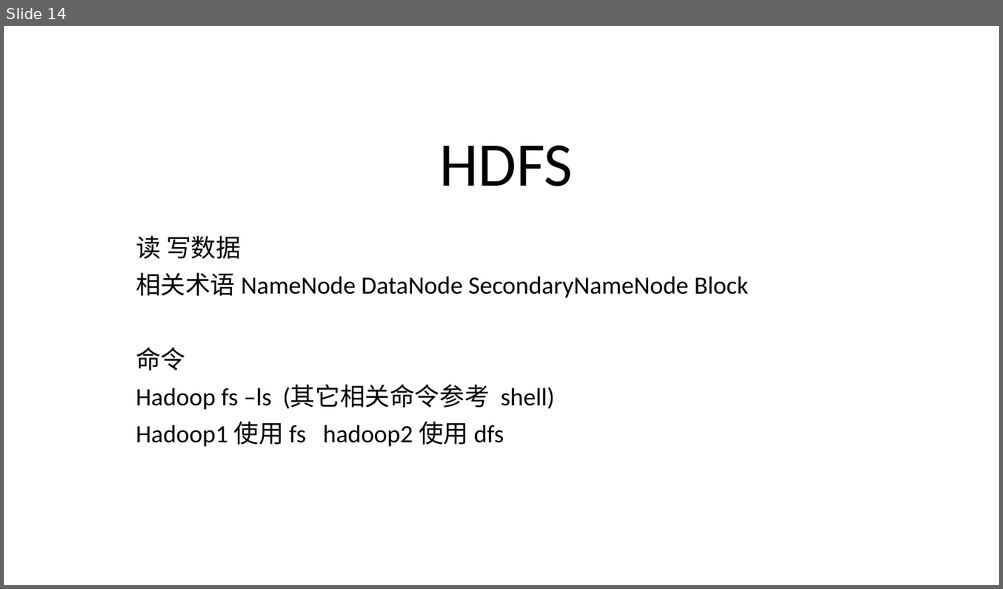
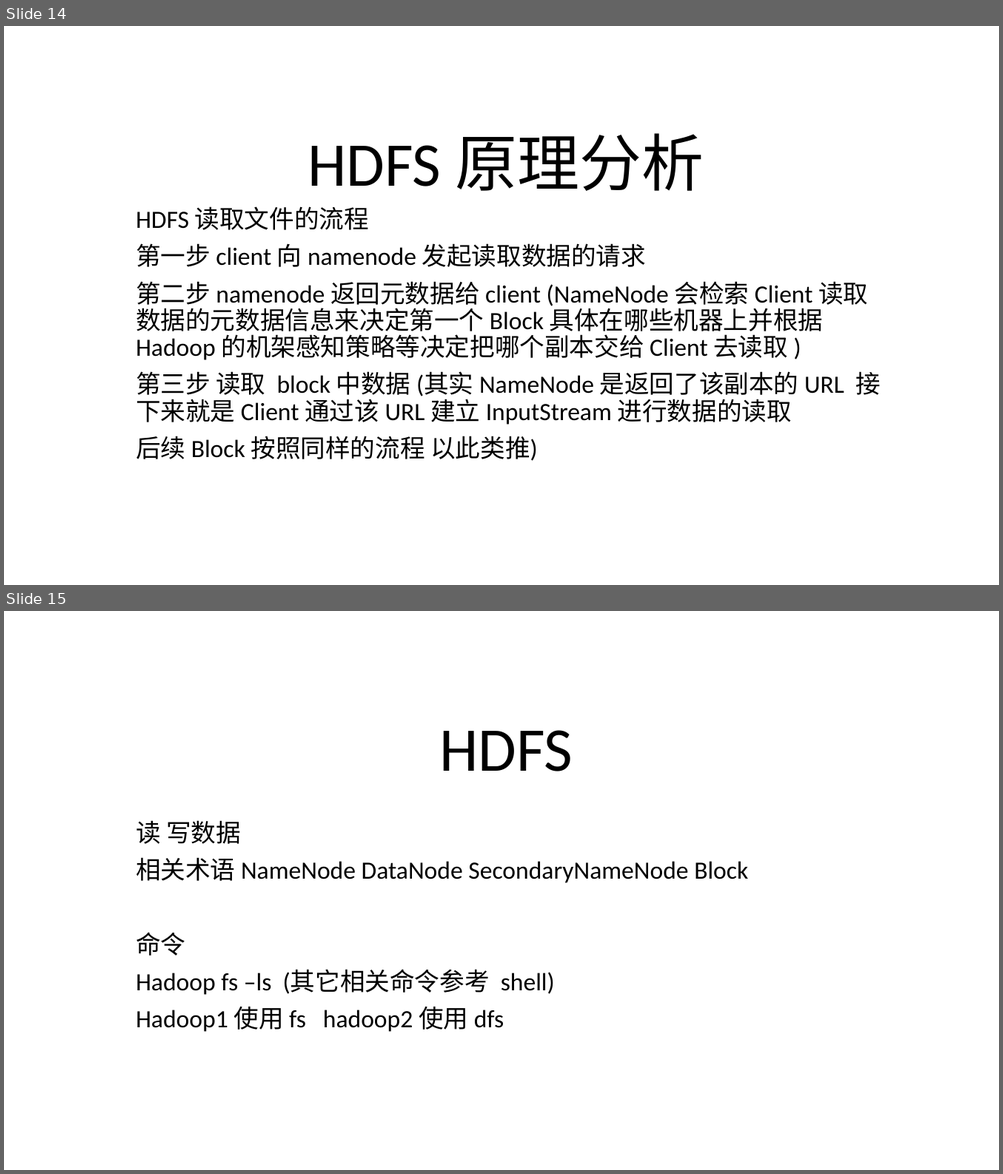
Before and after one commit to airdive/linux-1, a slide deck: data/hadoop2体系/大数据.pptx. Shown one above the other, each under a label of ours: slide 14 before the commit, slides 14 and 15 after it. The pictures are 1003x589 and 1003x1174 pixels, drawn with LibreOffice and Linux fonts; fonts in the diff are those of the drawing; background and template pictures are left out. Boxes give left, top, right and bottom in pixels: in the first picture for what was removed or moved away, otherwise in the second. Text is boxed around its words. In the diff, an @@ line names an element or a change of style, - is before the commit and + after.

```diff
--- a/data/hadoop2体系/大数据.pptx
+++ b/data/hadoop2体系/大数据.pptx
@@ slide 14 added at (4,26,999,585), background picture (left out) @@
@@ title added at (308,133,704,191), 60 pt, text #000000 @@
+HDFS 原理分析
@@ subtitle added at (136,207,880,461), 24 pt, text #000000 @@
+HDFS 读取文件的流程
+第一步 client 向 namenode 发起读取数据的请求
+第二步 namenode 返回元数据给 client (NameNode 会检索 Client 读取数据的元数据信息来决定第一个 Block 具体在哪些机器上并根据 Hadoop 的机架感知策略等决定把哪个副本交给 Client 去读取 )
+第三步 读取 block 中数据 (其实 NameNode 是返回了该副本的 URL 接下来就是 Client 通过该 URL 建立 InputStream 进行数据的读取
+后续 Block 按照同样的流程 以此类推)
@@ what was slide 14 is now slide 15 @@
```
Also in this commit, not shown: 2 slides changed, 1 other slide added, 4 other files.
